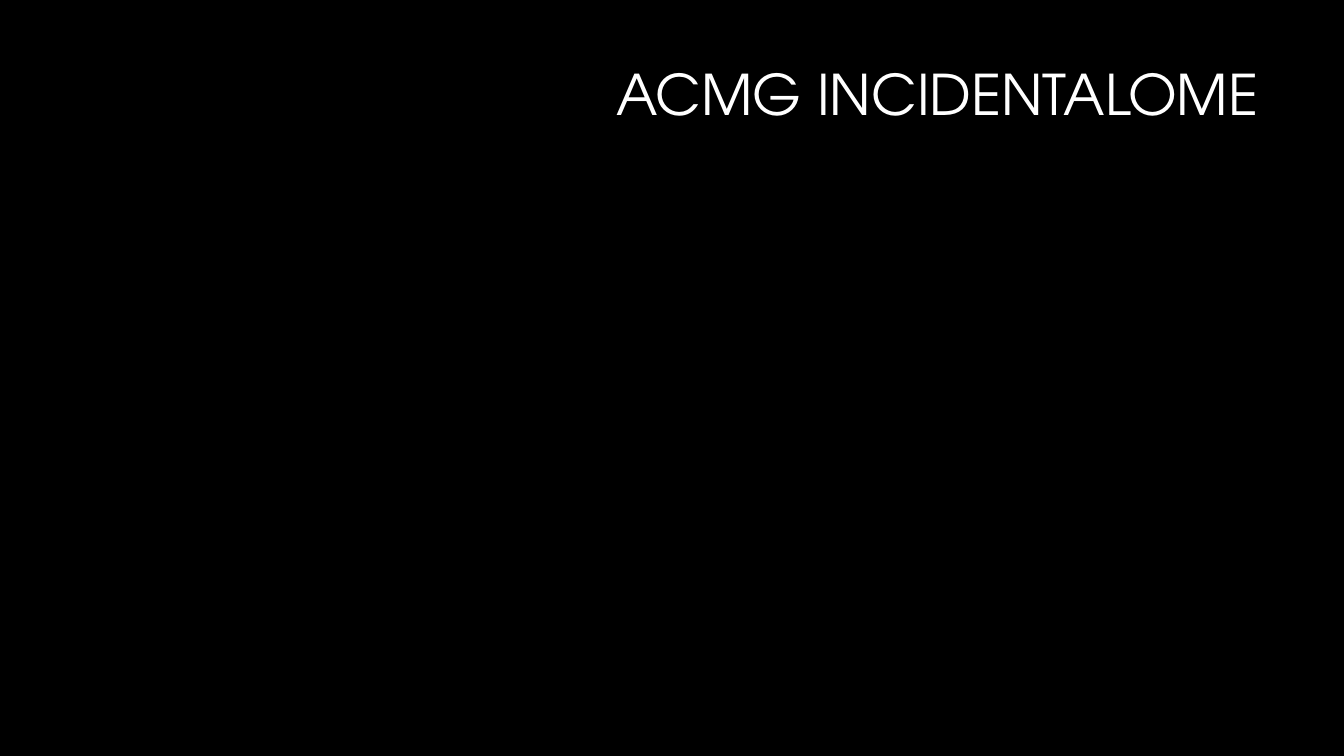
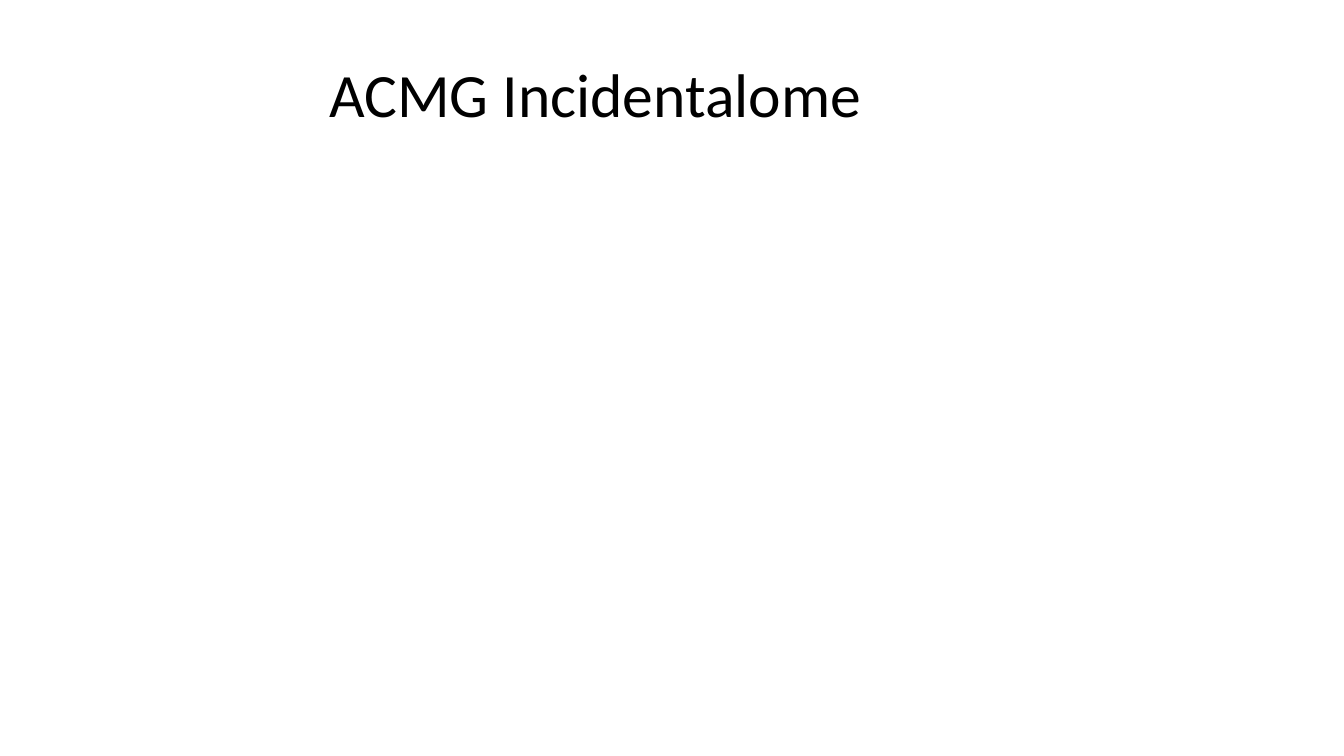
Before and after one commit to dfan/HST-2016, a slide deck: slide 21 of week_6/For_Zak.pptx (slide 11 before the commit). Drawn at 1344x756 pixels with LibreOffice and Linux fonts; fonts in the diff are those of the drawing; grey boxes stand for pictures; background and template pictures are left out. Boxes give left, top, right and bottom in pixels: in the first picture for what was removed or moved away, otherwise in the second. Text is boxed around its words. In the diff, an @@ line names an element or a change of style, - is before the commit and + after.

```diff
--- a/week_6/For_Zak.pptx
+++ b/week_6/For_Zak.pptx
@@ background #000000 to #FFFFFF @@
@@ title at (x1=329, y1=74, x2=861, y2=118): text changed; size 40 to 44 pt; font TeX Gyre Adventor to Calibri; text colour #FFFFFF to #000000 @@
-ACMG INCIDENTALOME
+ACMG Incidentalome
```
Also in this commit, not shown: 10 other slides changed, 17 slides added, 7 slides removed, 11 other files.
